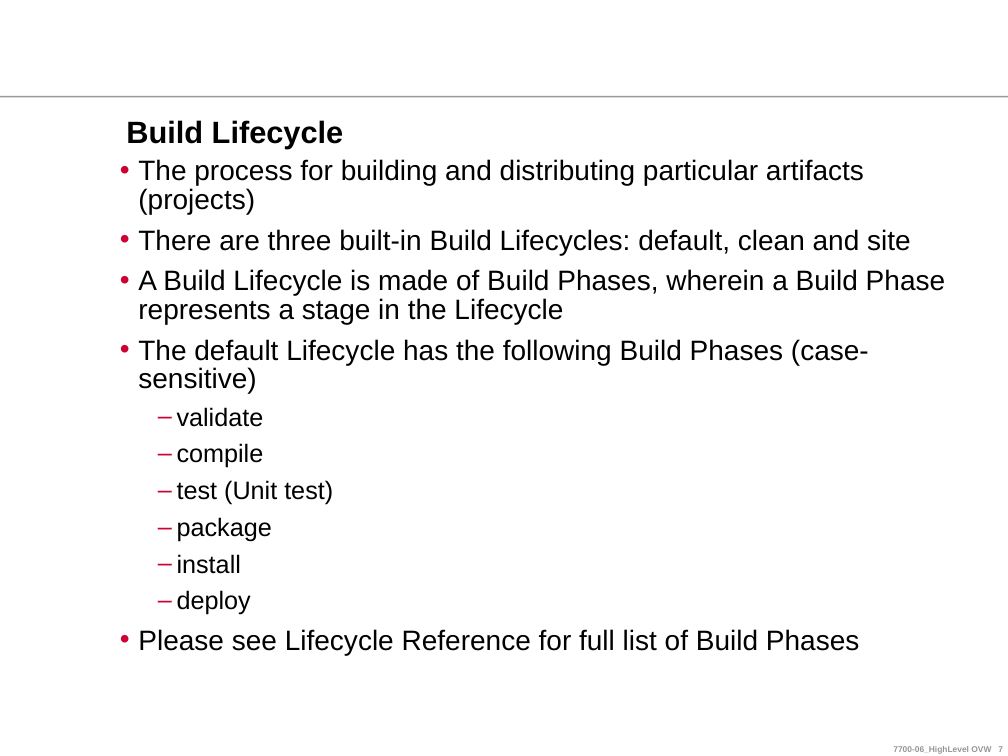
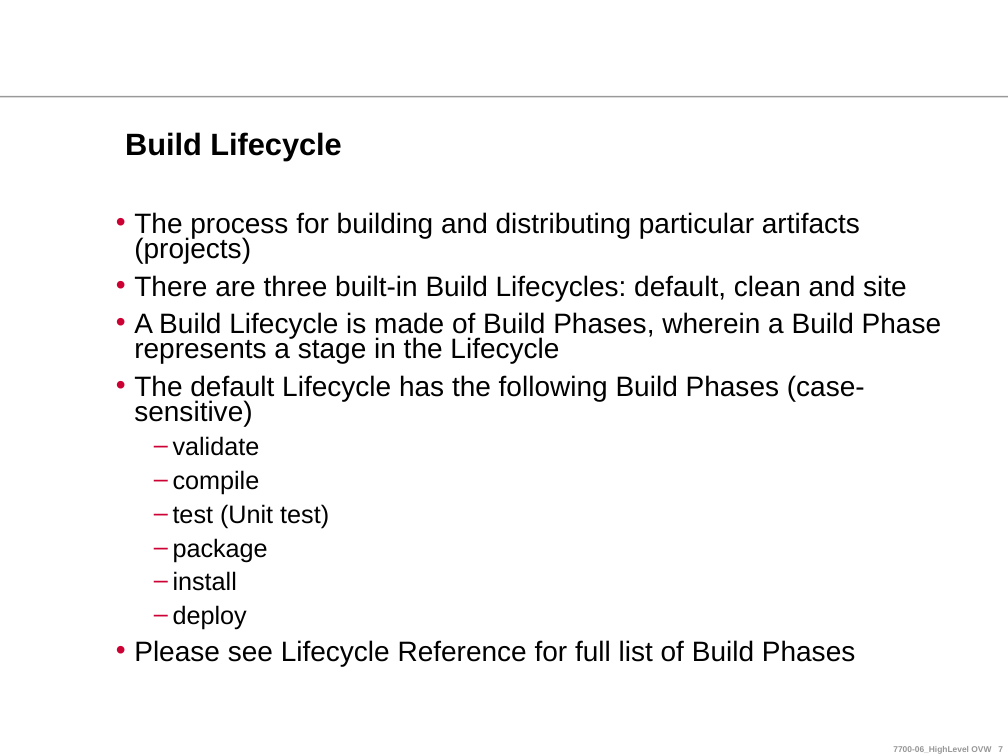
Before and after one commit to ndlongit/longnd-data, a slide deck: slide 7 of Document/Tutorial/[Presentation] Maven.ppt. Drawn at 1008x756 pixels with LibreOffice and Linux fonts; fonts in the diff are those of the drawing; background and template pictures are left out. Boxes give left, top, right and bottom in pixels: in the first picture for what was removed or moved away, otherwise in the second. Text is boxed around its words. In the diff, an @@ line names an element or a change of style, - is before the commit and + after.

```diff
--- a/Document/Tutorial/[Presentation] Maven.ppt
+++ b/Document/Tutorial/[Presentation] Maven.ppt
@@ title "Build Lifecycle": place and size @@
-title "Build Lifecycle" at (126,120,343,149)
+title "Build Lifecycle" at (125,132,341,160)
@@ text "The process for building and ...": place and size @@
-text "The process for building and ..." at (138,159,945,655)
+text "The process for building and ..." at (134,212,941,666)
@@ text "The process for building and ..." at (134,212,941,666): line spacing 0.85 to 0.75 @@
```
Also in this commit, not shown: 3 other slides changed, 1 slide removed.
